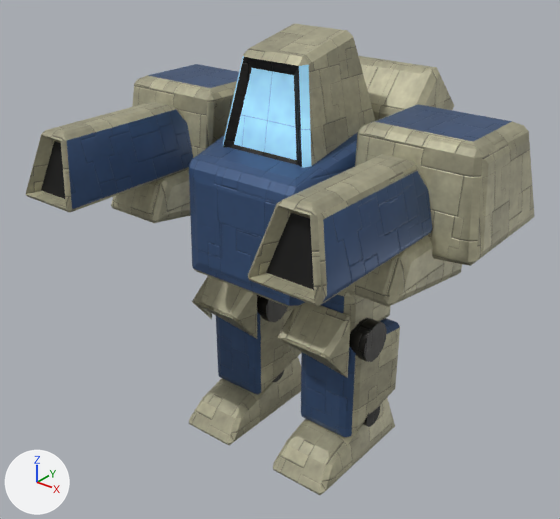
Two versions of the glTF model units/pee-wee/armpw-detailed.glb, one commit apart.
One viewpoint serves both versions: a 50 mm lens placed at (27.5, -36.5, 34.9), pointed at (0.0, -2.2, 13.6). Arrows for +X, +Y and +Z are at lower left; the lights stay in place. The picture after the commit comes second. Where no turn or scale is listed for an object, it has been applied to the vertices.

The older version as bpy lines, for what is in view:
```python
ob_lfoot = bpy.data.objects.new('lfoot', me_lfoot)
ob_lfoot.location = (4.05, 0.0, 3.24)
ob_lleg = bpy.data.objects.new('lleg', me_lleg)
ob_lleg.location = (4.05, 0.0, 9.32)
ob_lloarm = bpy.data.objects.new('lloarm', me_lloarm)
ob_lloarm.parent = ob_luparm
ob_lloarm.location = (4.05, 0.89, -3.465)
ob_lthigh = bpy.data.objects.new('lthigh', me_lthigh)
ob_lthigh.location = (1.62, 0.0, 12.15)
ob_luparm = bpy.data.objects.new('luparm', me_luparm)
ob_luparm.parent = ob_torso
ob_luparm.location = (4.455, 0.81, 6.075)
ob_rleg = bpy.data.objects.new('rleg', me_rleg)
ob_rleg.location = (-4.05, 0.0, 9.32)
ob_rloarm = bpy.data.objects.new('rloarm', me_rloarm)
ob_rloarm.parent = ob_ruparm
ob_rloarm.location = (-4.05, 0.89, -3.465)
ob_ruparm = bpy.data.objects.new('ruparm', me_ruparm)
ob_ruparm.parent = ob_torso
ob_ruparm.location = (-4.455, 0.81, 6.075)
ob_torso = bpy.data.objects.new('torso', me_torso)
ob_torso.parent = ob_pelvis
ob_torso.location = (0.0, -4.52, -0.543)
# also in view: 'rfoot' at (-4.0, -1.0, 2.0)
```
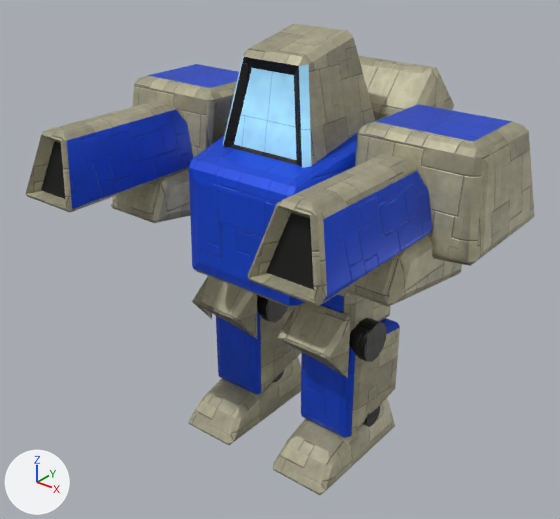
Location of each change, (x1, y1, x2, y2) in pixels of the pictures (560 x 519 px):
```json
{"object": "torso", "change": "surface changed", "before": [189, 69, 453, 309], "after": [189, 69, 453, 309]}
{"object": "lloarm", "change": "surface changed", "before": [248, 164, 432, 306], "after": [248, 164, 432, 306]}
{"object": "luparm", "change": "surface changed", "before": [355, 104, 514, 238], "after": [355, 104, 514, 238]}
{"object": "rloarm", "change": "surface changed", "before": [64, 107, 193, 216], "after": [64, 107, 193, 216]}
{"object": "lleg", "change": "surface changed", "before": [297, 303, 400, 438], "after": [297, 303, 400, 438]}
{"object": "rleg", "change": "surface changed", "before": [207, 276, 302, 395], "after": [207, 276, 302, 395]}
{"object": "ruparm", "change": "surface changed", "before": [146, 64, 239, 158], "after": [146, 64, 239, 158]}
{"object": "lthigh", "change": "surface changed", "before": [321, 291, 388, 322], "after": [321, 291, 388, 322]}
```

Edits to the scene script, one JSON object a line:
```json
{"block": "mat_pw_team", "where": "n2 = _N.new('ShaderNodeMix'); n2.name = 'Mix'"}
{"op": "set", "path": "n2.inputs[7].default_value", "old": "(0.055, 0.115, 0.255, 1.0)", "new": "(0.0044, 0.0802, 0.855, 1.0)", "note": "'B', blue #425f8a -> 'B', blue #0e50ee"}
{"block": "mat_pw_team_chest", "where": "n2 = _N.new('ShaderNodeMix'); n2.name = 'Mix'"}
{"op": "set", "path": "n2.inputs[7].default_value", "old": "(0.055, 0.115, 0.255, 1.0)", "new": "(0.0044, 0.0802, 0.855, 1.0)", "note": "'B', blue #425f8a -> 'B', blue #0e50ee"}
```
